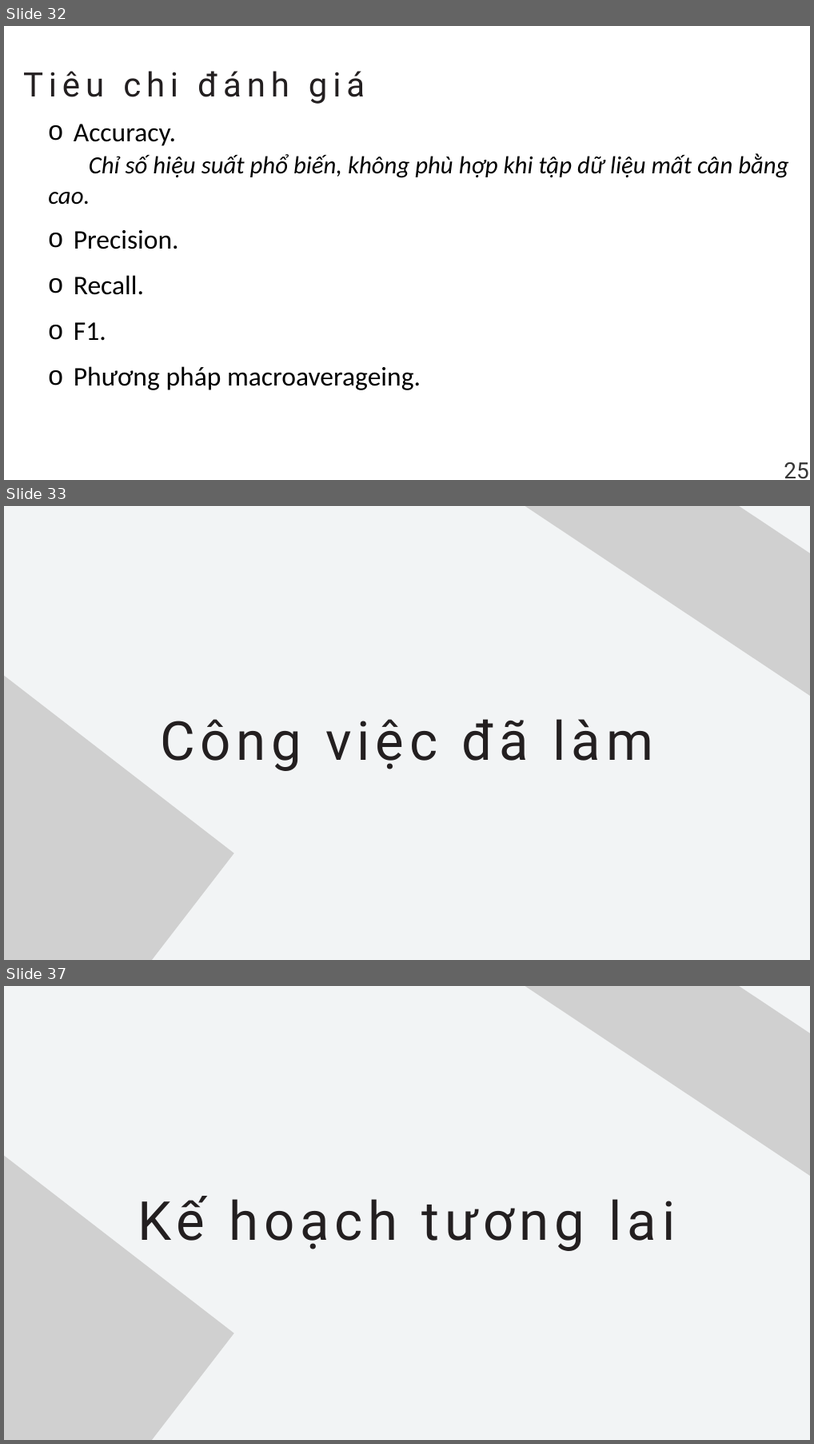
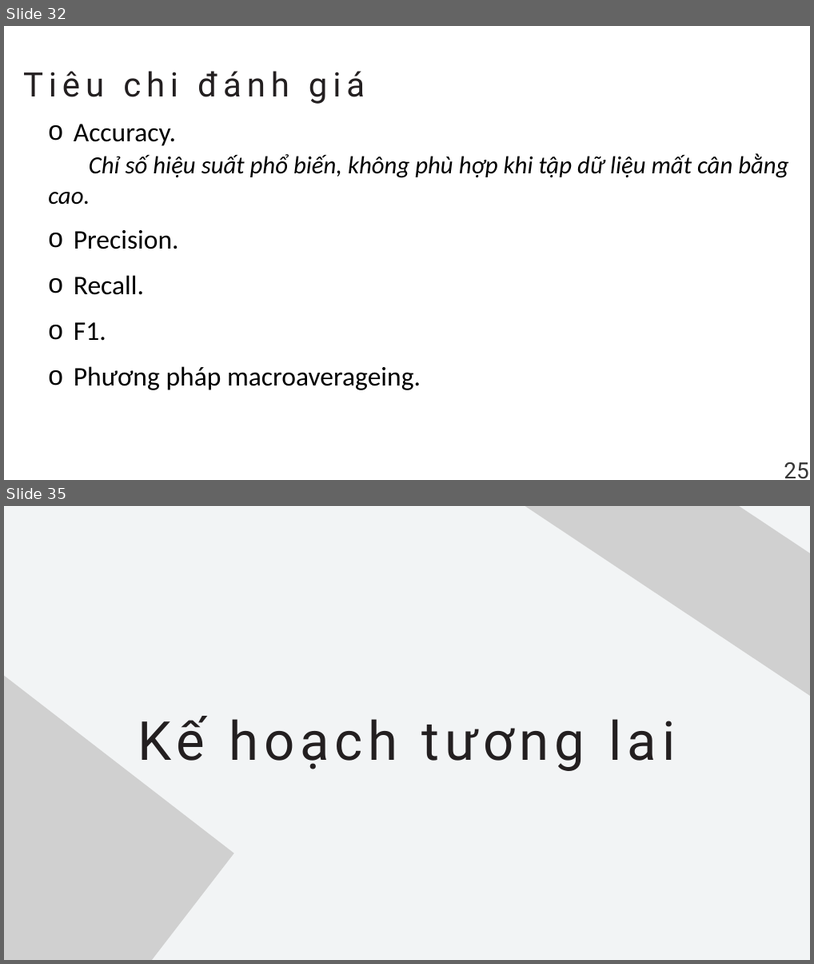
Before and after one commit to NghiaVNM/ML---DGA-Based-Botnet-Evasion, a slide deck: Midterm.pptx. Shown one above the other, each under a label of ours: slides 32, 33 and 37 before the commit, slides 32 and 35 after it; the slides between them are not shown. The pictures are 814x1444 and 814x964 pixels, drawn with LibreOffice and Linux fonts; fonts in the diff are those of the drawing; grey boxes stand for pictures. Boxes give left, top, right and bottom in pixels: in the first picture for what was removed or moved away, otherwise in the second. Text is boxed around its words. In the diff, an @@ line names an element or a change of style, - is before the commit and + after.

```diff
--- a/Midterm.pptx
+++ b/Midterm.pptx
@@ slide 33 removed at [4, 506, 810, 960], background #F2F4F5 @@
@@ picture removed at [525, 506, 810, 768] @@
@@ picture removed at [4, 642, 234, 960] @@
@@ text removed at [160, 719, 654, 771] @@
-Công việc đã làm
@@ what was slide 37 is now slide 35 @@
```
Also in this commit, not shown: 1 slide changed, 1 slide added, 2 other slides removed, 51 other files.
